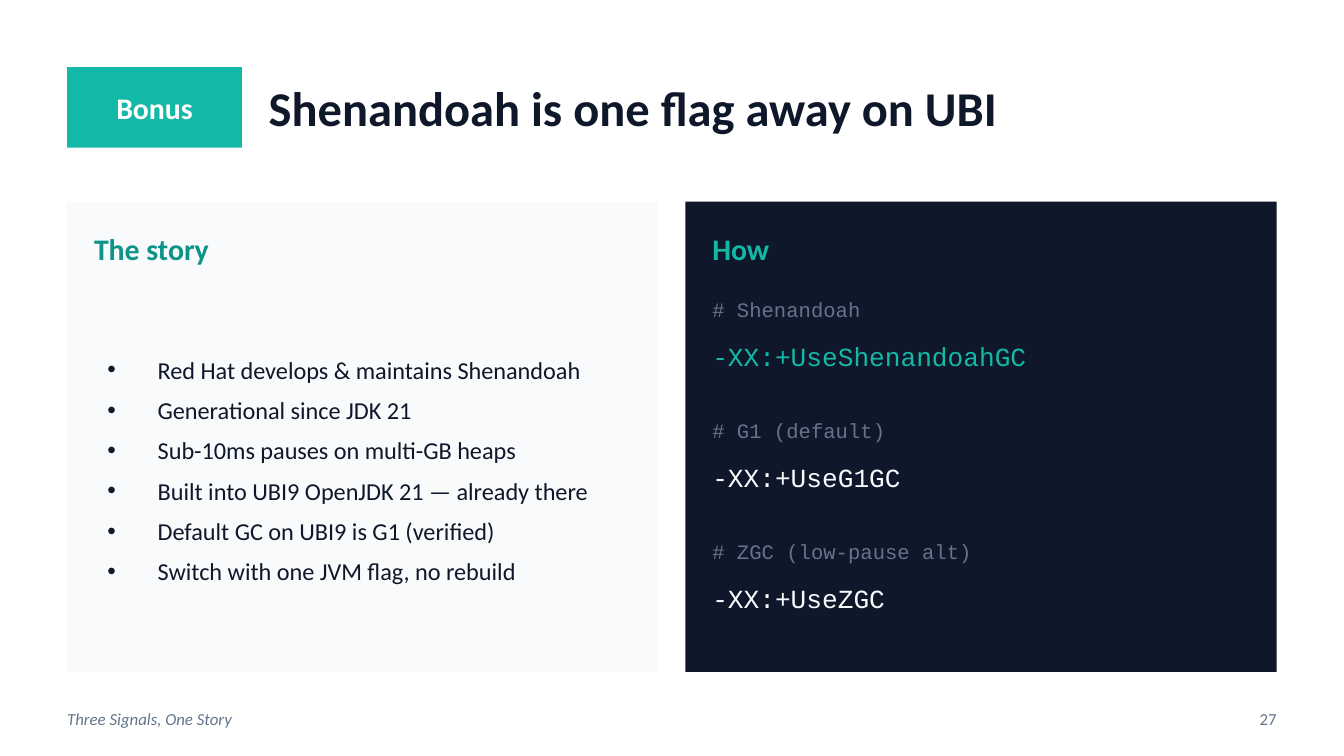
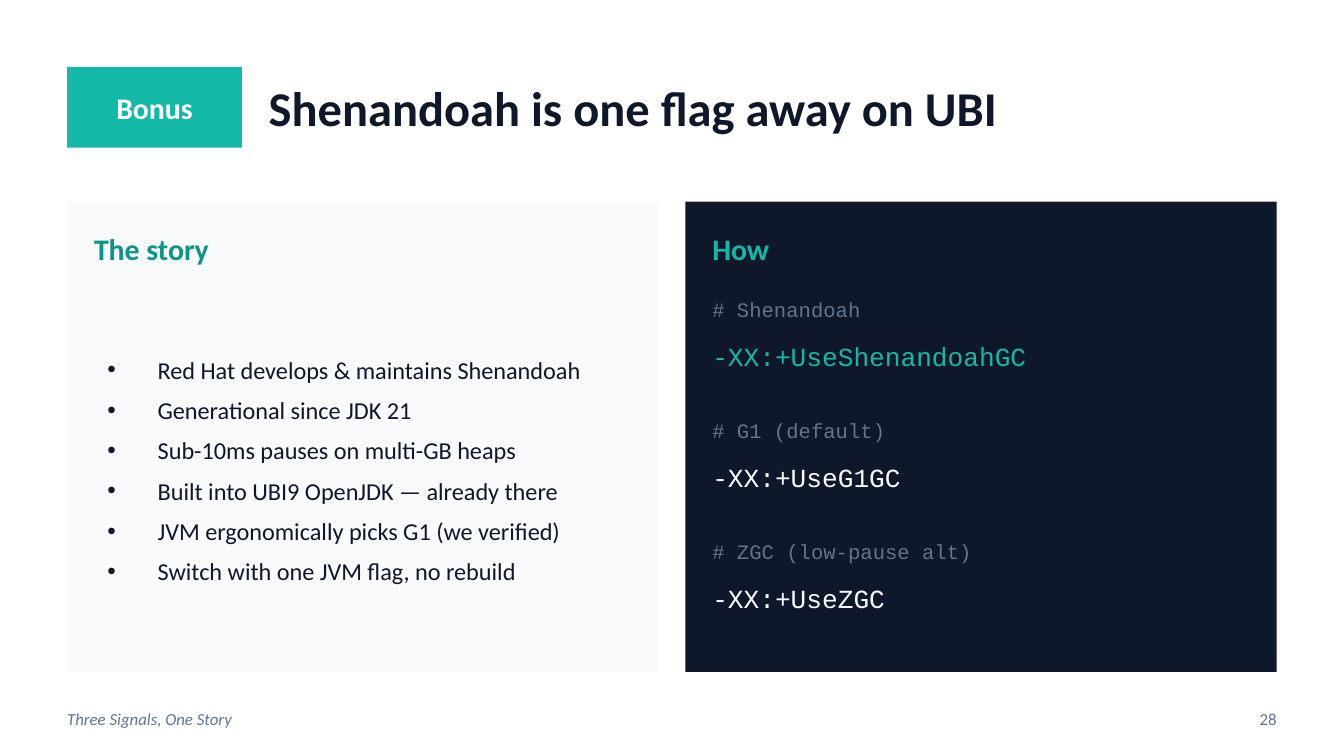
Before and after one commit to patterncatalyst/otel-observability-demos, a slide deck: slide 28 of presentation/three-signals-one-story.pptx (slide 27 before the commit). Drawn at 1344x756 pixels with LibreOffice and Linux fonts; fonts in the diff are those of the drawing. Boxes give left, top, right and bottom in pixels: in the first picture for what was removed or moved away, otherwise in the second. Text is boxed around its words. In the diff, an @@ line names an element or a change of style, - is before the commit and + after.

```diff
--- a/presentation/three-signals-one-story.pptx
+++ b/presentation/three-signals-one-story.pptx
@@ text at bbox=[158, 483, 560, 544]: text changed @@
-• Built into UBI9 OpenJDK 21 — already there
-• Default GC on UBI9 is G1 (verified)
+• Built into UBI9 OpenJDK — already there
+• JVM ergonomically picks G1 (we verified)
@@ text at bbox=[1260, 713, 1277, 725]: text changed @@
-27
+28
```
Also in this commit, not shown: 8 other slides changed, 1 slide added.
